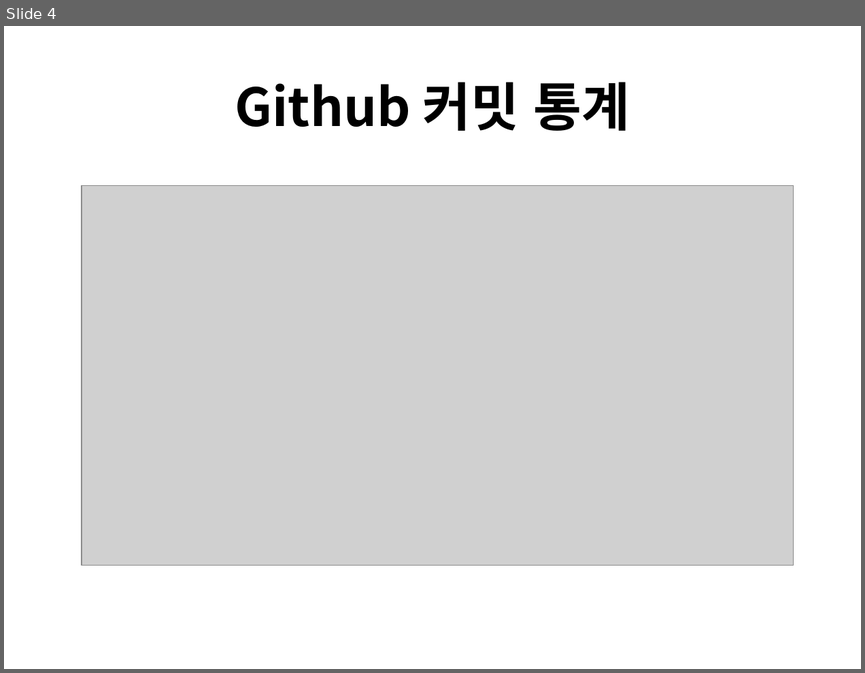
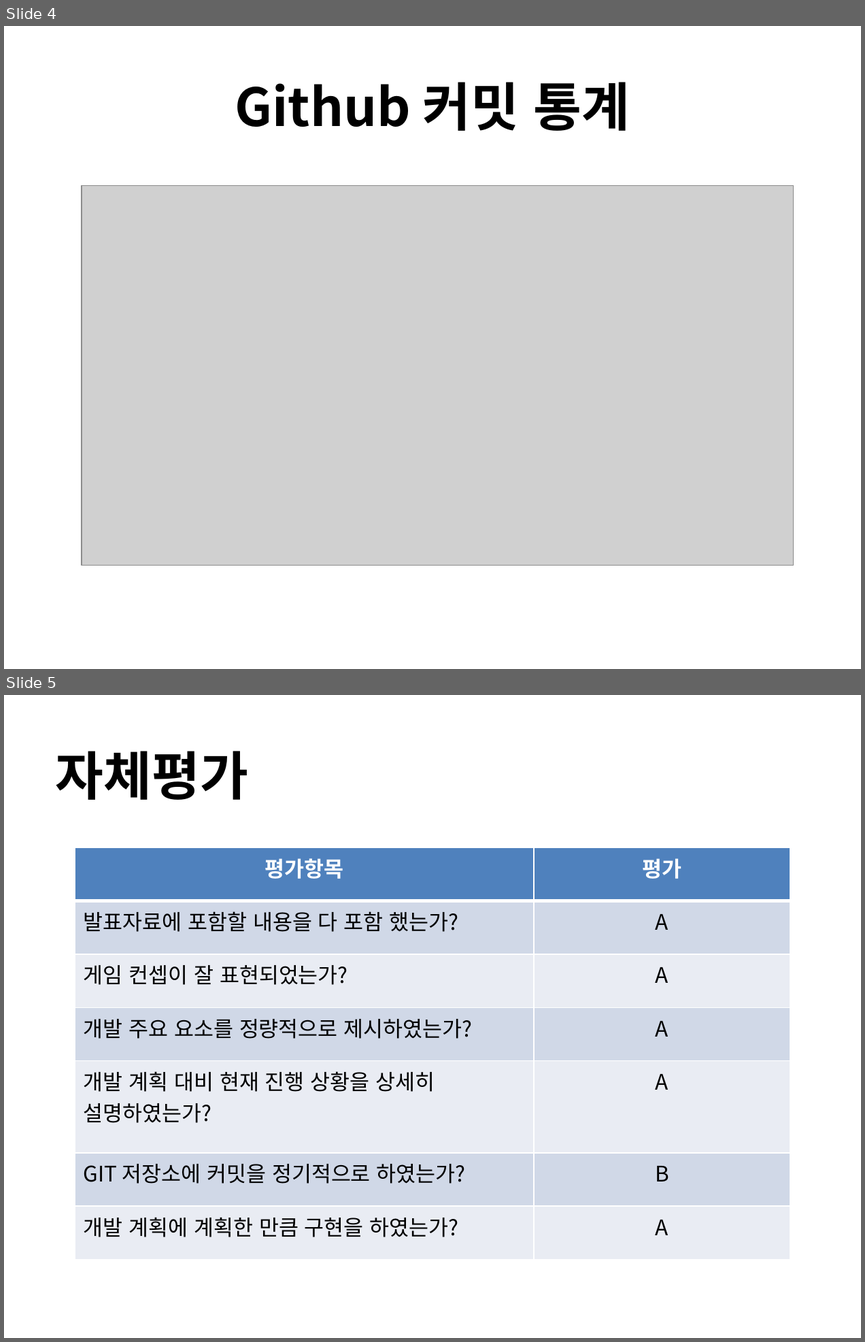
Before and after one commit to hwawonhan/2dgp, a slide deck: ppt/project_2.pptx. Shown one above the other, each under a label of ours: slide 4 before the commit, slides 4 and 5 after it. The pictures are 865x673 and 865x1342 pixels, drawn with LibreOffice and Linux fonts; fonts in the diff are those of the drawing; grey boxes stand for pictures; background and template pictures are left out. Boxes give left, top, right and bottom in pixels: in the first picture for what was removed or moved away, otherwise in the second. Text is boxed around its words. In the diff, an @@ line names an element or a change of style, - is before the commit and + after.

Commit message:
자체평가

```diff
--- a/ppt/project_2.pptx
+++ b/ppt/project_2.pptx
@@ slide 5 added at box(4, 695, 861, 1338), background picture (left out) @@
@@ title added at box(56, 751, 248, 800), 44 pt, text #000000, bold @@
+자체평가
@@ table added at box(75, 847, 789, 1259), 7 rows, 2 columns @@
+평가항목 | 평가
+발표자료에 포함할 내용을 다 포함 했는가? | A
+게임 컨셉이 잘 표현되었는가? | A
+개발 주요 요소를 정량적으로 제시하였는가? | A
+개발 계획 대비 현재 진행 상황을 상세히 설명하였는가? | A
+GIT 저장소에 커밋을 정기적으로 하였는가? | B
+개발 계획에 계획한 만큼 구현을 하였는가? | A
```
